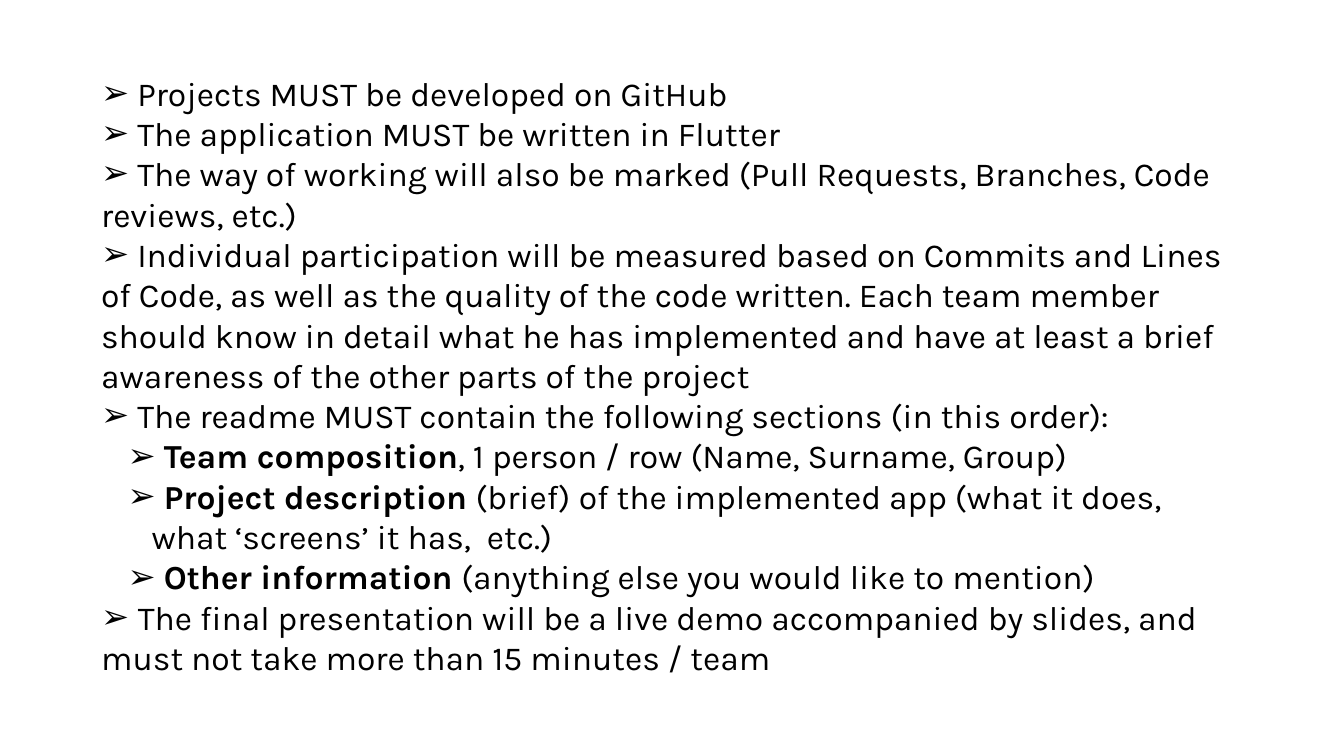
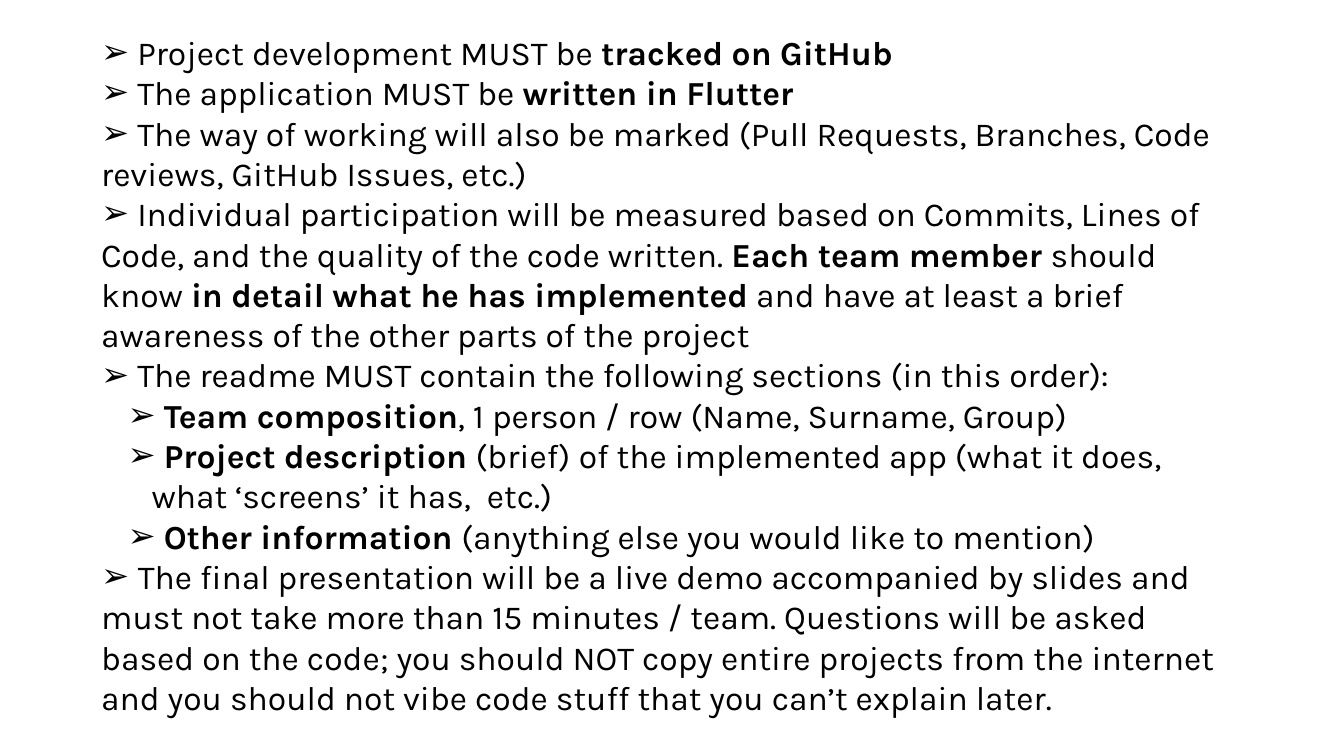
Before and after one commit to rusudinu/mobile-and-embedded-computing, a slide deck: slide 4 of w1/l1/Mobile-and-Embedded-Computing-Lab1.pptx. Drawn at 1344x756 pixels with LibreOffice and Linux fonts; fonts in the diff are those of the drawing. Boxes give left, top, right and bottom in pixels: in the first picture for what was removed or moved away, otherwise in the second. Text is boxed around its words. In the diff, an @@ line names an element or a change of style, - is before the commit and + after.

Commit message:
Lecture 2, code examples for Lecture 2

```diff
--- a/w1/l1/Mobile-and-Embedded-Computing-Lab1.pptx
+++ b/w1/l1/Mobile-and-Embedded-Computing-Lab1.pptx
@@ text "Project development MUST be tracked ...": place and size @@
-text "Project development MUST be tracked ..." at <box>101,83,1222,671</box>
+text "Project development MUST be tracked ..." at <box>101,41,1214,719</box>
@@ text at <box>137,41,892,74</box>: text changed @@
-➢ Projects MUST be developed on GitHub
+➢ Project development MUST be tracked on GitHub
@@ text at <box>137,81,793,113</box>: bold on in "written in Flutter" @@
@@ text at <box>101,122,1210,356</box>: text changed @@
-➢ The way of working will also be marked (Pull Requests, Branches, Code reviews, etc.)
-➢ Individual participation will be measured based on Commits and Lines of Code, as well as the quality of the code written. Each team member should know in detail what he has implemented and have at least a brief awareness of the other parts of the project
+➢ The way of working will also be marked (Pull Requests, Branches, Code reviews, GitHub Issues, etc.)
+➢ Individual participation will be measured based on Commits, Lines of Code, and the quality of the code written. Each team member should know in detail what he has implemented and have at least a brief awareness of the other parts of the project
@@ text at <box>101,566,1214,719</box>: text changed @@
-➢ The final presentation will be a live demo accompanied by slides, and must not take more than 15 minutes / team
+➢ The final presentation will be a live demo accompanied by slides and must not take more than 15 minutes / team. Questions will be asked based on the code; you should NOT copy entire projects from the internet and you should not vibe code stuff that you can’t explain later.
```
Also in this commit, not shown: 7 other files.
